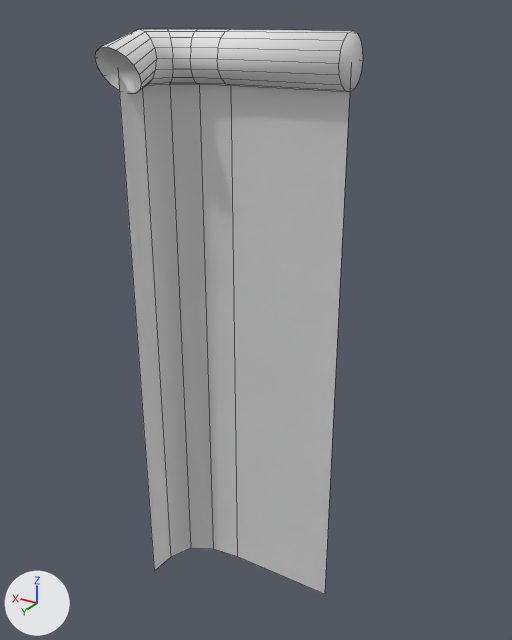
What one commit did to the Blender file Other/railing_stairs.blend.
One viewpoint serves both versions: a 50 mm lens placed at (-0.931, 1.056, 1.275), pointed at (-0.227, -0.119, 0.687). The axes (+X, +Y, +Z) are drawn at lower left. The lights are the same throughout. Mesh edges are drawn as thin lines. Objects named as collision shapes, trigger or cutter boxes, shadow casters or lower levels of detail are left out.

The first picture shows 'railing'.
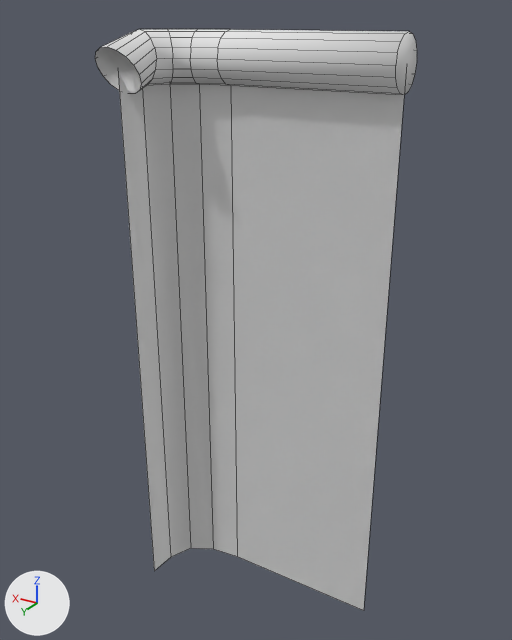
Diff of the bpy script that builds the scene:
```diff
--- a/Other/railing_stairs.blend.py
+++ b/Other/railing_stairs.blend.py
@@ me_custairs_002 @@
 me_custairs_002.from_pydata(...)  # 120 vertices, 92 faces; spans x -0.4..0.05, y -0.2..0.027, z 0.0..1.25
 # used by ob_railing; location = (0.0, 0.0, 0.0)
+# me_custairs_002 part 1: all 20 vertices in x -0.4, y -0.2..-0.1, z 0.0..1.25 are moved by (-0.1, 0.0, 0.0)
 me_custairs_002.materials.append(mat_material_068)
```

What differs and where, as boxes [x1, y1, x2, y2] in the pictures (512 x 640 px; the box of a moved part takes in the faces that stretch with it):
'railing', reshaped (20% wider)
    before: [95, 29, 363, 594]
    after: [95, 29, 417, 611]
part 1 of me_custairs_002, moved or reshaped
    before: [259, 30, 363, 594]
    after: [259, 30, 417, 611]
